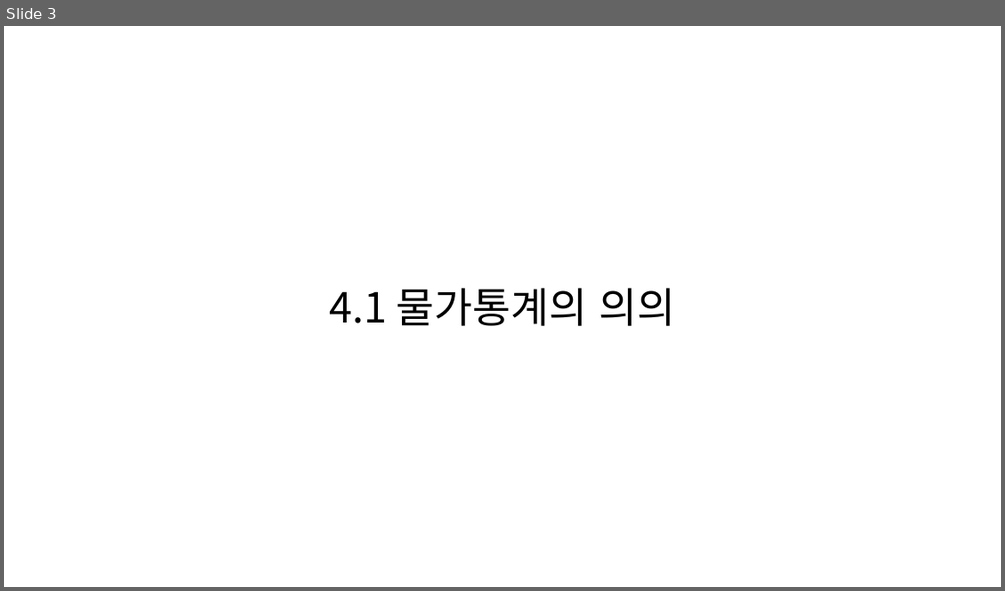
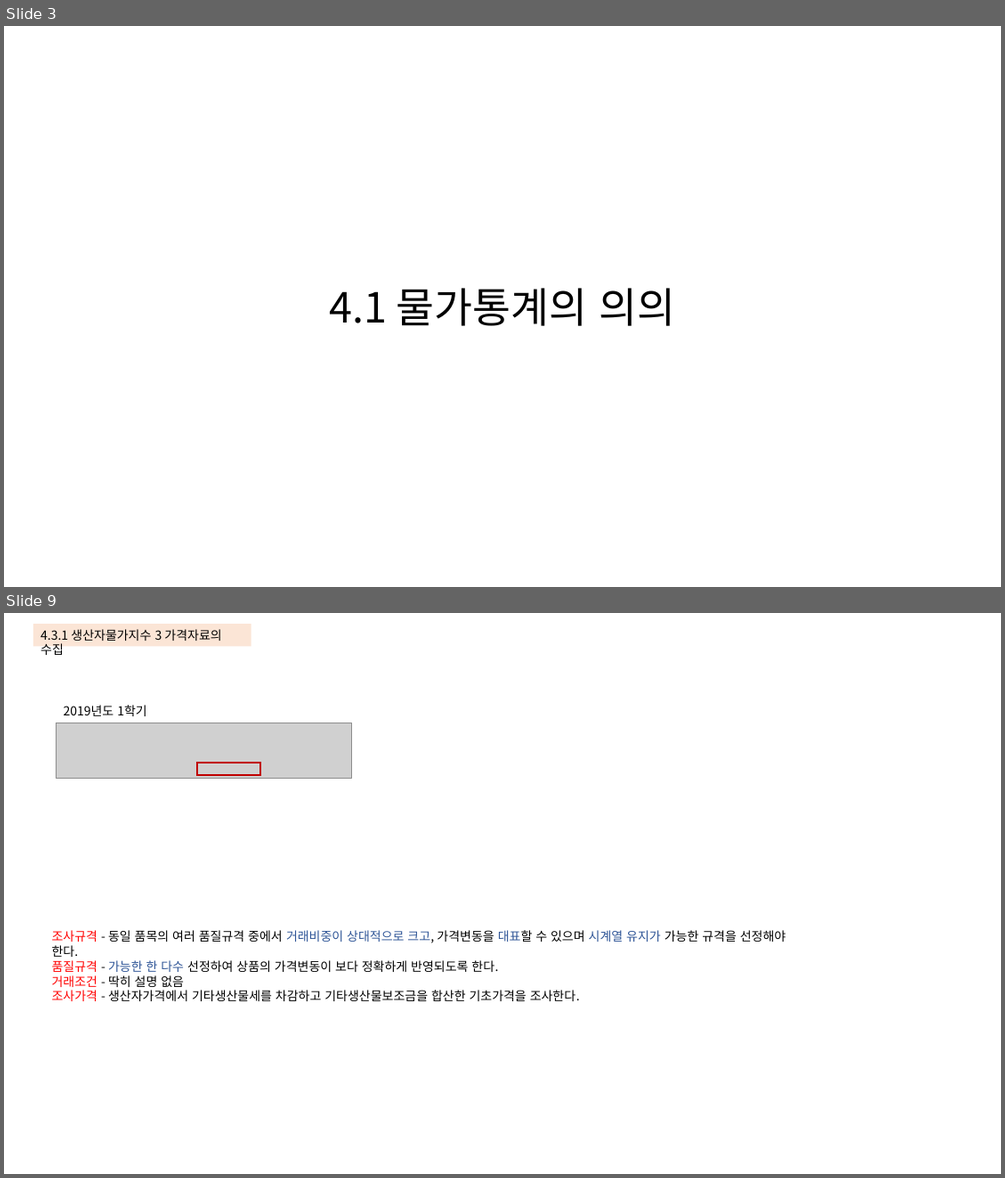
Before and after one commit to KNOU-STUDY/KNOU-UNDERSTANDING-NATIONAL-STATISTICS, a slide deck: previous_question/4장-물가통계.pptx. Shown one above the other, each under a label of ours: slide 3 before the commit, slides 3 and 9 after it; the slides between them are not shown. The pictures are 1005x591 and 1005x1178 pixels, drawn with LibreOffice and Linux fonts; fonts in the diff are those of the drawing; grey boxes stand for pictures. Boxes give left, top, right and bottom in pixels: in the first picture for what was removed or moved away, otherwise in the second. Text is boxed around its words. In the diff, an @@ line names an element or a change of style, - is before the commit and + after.

```diff
--- a/previous_question/4장-물가통계.pptx
+++ b/previous_question/4장-물가통계.pptx
@@ slide 9 added at <box>4,613,1001,1174</box>, background #FFFFFF @@
@@ rectangle added at <box>33,624,251,646</box>, fill #FBE5D6, 12 pt, text #000000 @@
+4.3.1 생산자물가지수 3 가격자료의 수집
@@ text added at <box>64,705,146,716</box>, 12 pt, text #000000 @@
+2019년도 1학기
@@ picture added at <box>56,723,352,779</box> @@
@@ rectangle added at <box>197,763,260,775</box>, outline #C00000 2 pt @@
@@ text added at <box>52,930,785,1001</box>, 12 pt, text #000000 @@
+조사규격 - 동일 품목의 여러 품질규격 중에서 거래비중이 상대적으로 크고, 가격변동을 대표할 수 있으며 시계열 유지가 가능한 규격을 선정해야 한다.
+품질규격 - 가능한 한 다수 선정하여 상품의 가격변동이 보다 정확하게 반영되도록 한다.
+거래조건 - 딱히 설명 없음
+조사가격 - 생산자가격에서 기타생산물세를 차감하고 기타생산물보조금을 합산한 기초가격을 조사한다.
```
Also in this commit, not shown: 16 other slides added, 10 slides removed.
